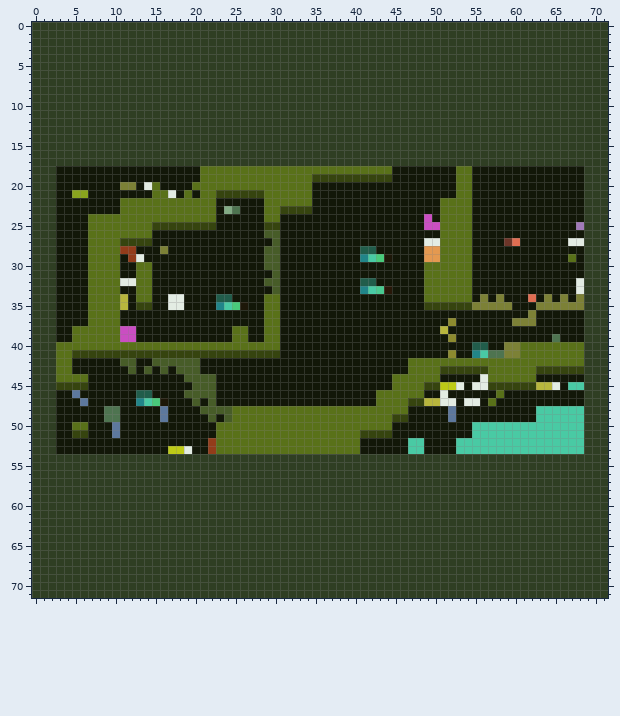
File history of a sprite sheet, 003level.png. Above is the file before it was changed.
The file is 72x72 pixels.
Once edited:
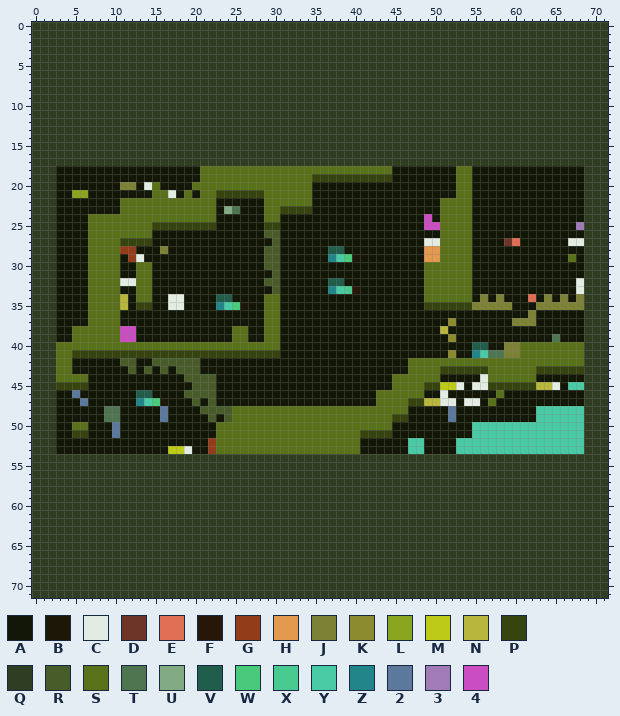
Palette (. is transparent): A #121708  B #1d1708  C #e3ece3  D #6c3528  E #e06e52  F #281708  G #933c1a  H #e49950  J #7c8136  K #8d8b2f  L #89a41e  M #bdca16  N #b8b63d  P #36440f  Q #2f3e23  R #475c28  S #597119  T #4e7450  U #82ab84  V #215d4b  W #49ca7b  X #49ca90  Y #49caa4  Z #218589  2 #5d789d  3 #a17ab8  4 #ca4ec2
Author's note on the commit: change levels to open
From old to new:
@@ x 35..46 @@
 27 AAAAAAAAAAAA
-28 AAAAAAVVAAAA
-29 AAAAAAZYWBAA
+28 AAVVAAAAAAAA
+29 AAZYWBAAAAAA
 30 AAAAAAAAAAAA
 31 AAAAAAAAAAAA
-32 AAAAAAVVAAAA
-33 AAAAAAZYXFAA
+32 AAVVAAAAAAAA
+33 AAZYXFAAAAAA
 34 AAAAAAAAAAAA
Changed places in both pictures, as pixel boxes (x1, y1, x2, y2):
changed: (328, 246, 392, 294)
